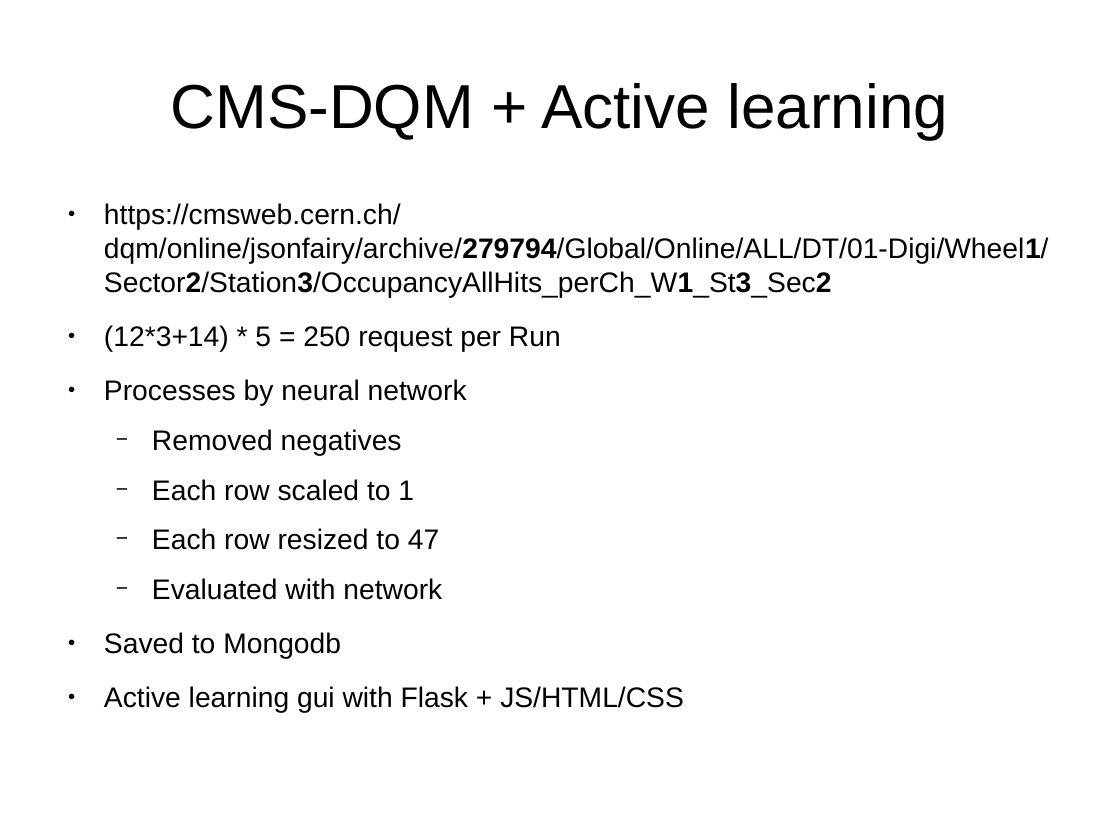
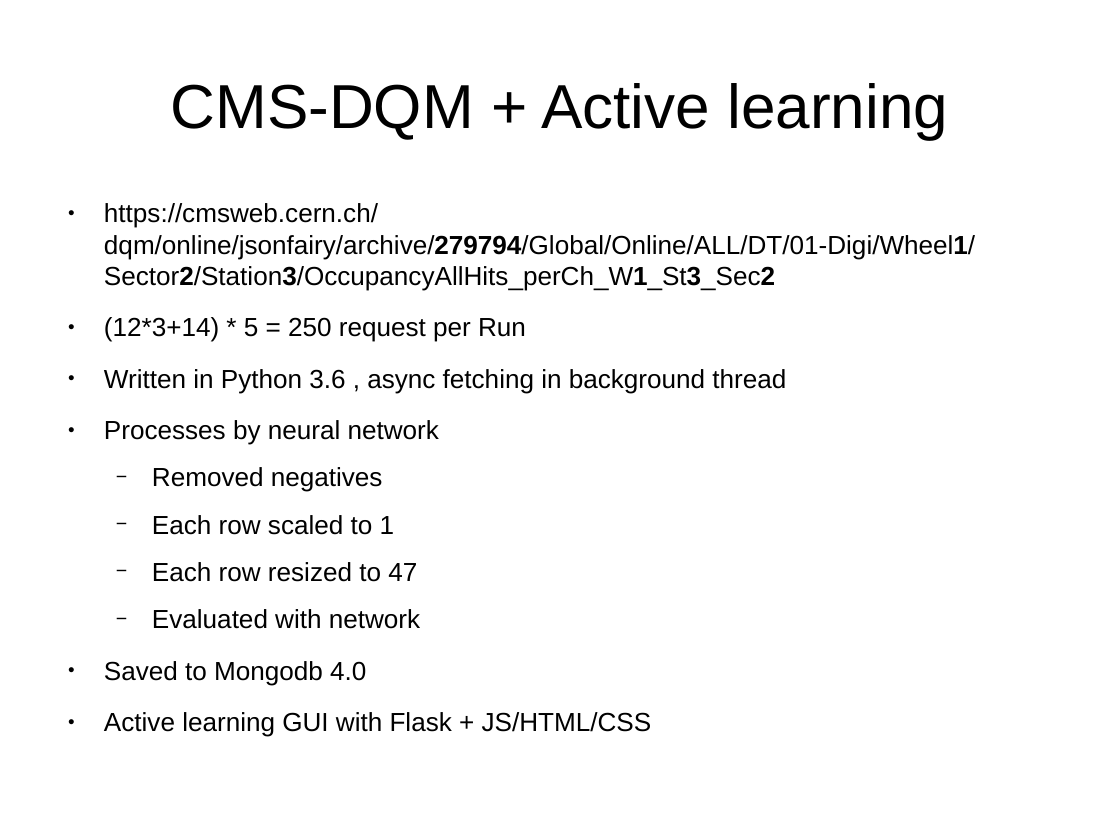
Before and after one commit to MantasPtr/CERN-CMS-DQM-DT-visualization, a slide deck: slide 1 of presentation/prezentation.odp. Drawn at 1120x840 pixels with LibreOffice and Linux fonts; fonts in the diff are those of the drawing. Boxes give left, top, right and bottom in pixels: in the first picture for what was removed or moved away, otherwise in the second. Text is boxed around its words. In the diff, an @@ line names an element or a change of style, - is before the commit and + after.

Commit message:
updated presentation

```diff
--- a/presentation/prezentation.odp
+++ b/presentation/prezentation.odp
@@ text at (x1=104, y1=203, x2=975, y2=629): size 20 to 18.5 pt in "https://cmsweb.cern.ch/ dqm/online/jsonfairy/archive/279794/ ...", "(12*3+14) * 5 = 250 request per ...", "Processes by neural network", "Removed negatives" and 3 more places @@
@@ text at (x1=104, y1=369, x2=786, y2=393): paragraph added @@
+● Written in Python 3.6 , async fetching in background thread
@@ text at (x1=104, y1=661, x2=652, y2=737): text changed; size 20 to 18.5 pt @@
-● Saved to Mongodb
-● Active learning gui with Flask + JS/HTML/CSS
+● Saved to Mongodb 4.0
+● Active learning GUI with Flask + JS/HTML/CSS
```
Also in this commit, not shown: 1 other slide changed, 1 other file.
